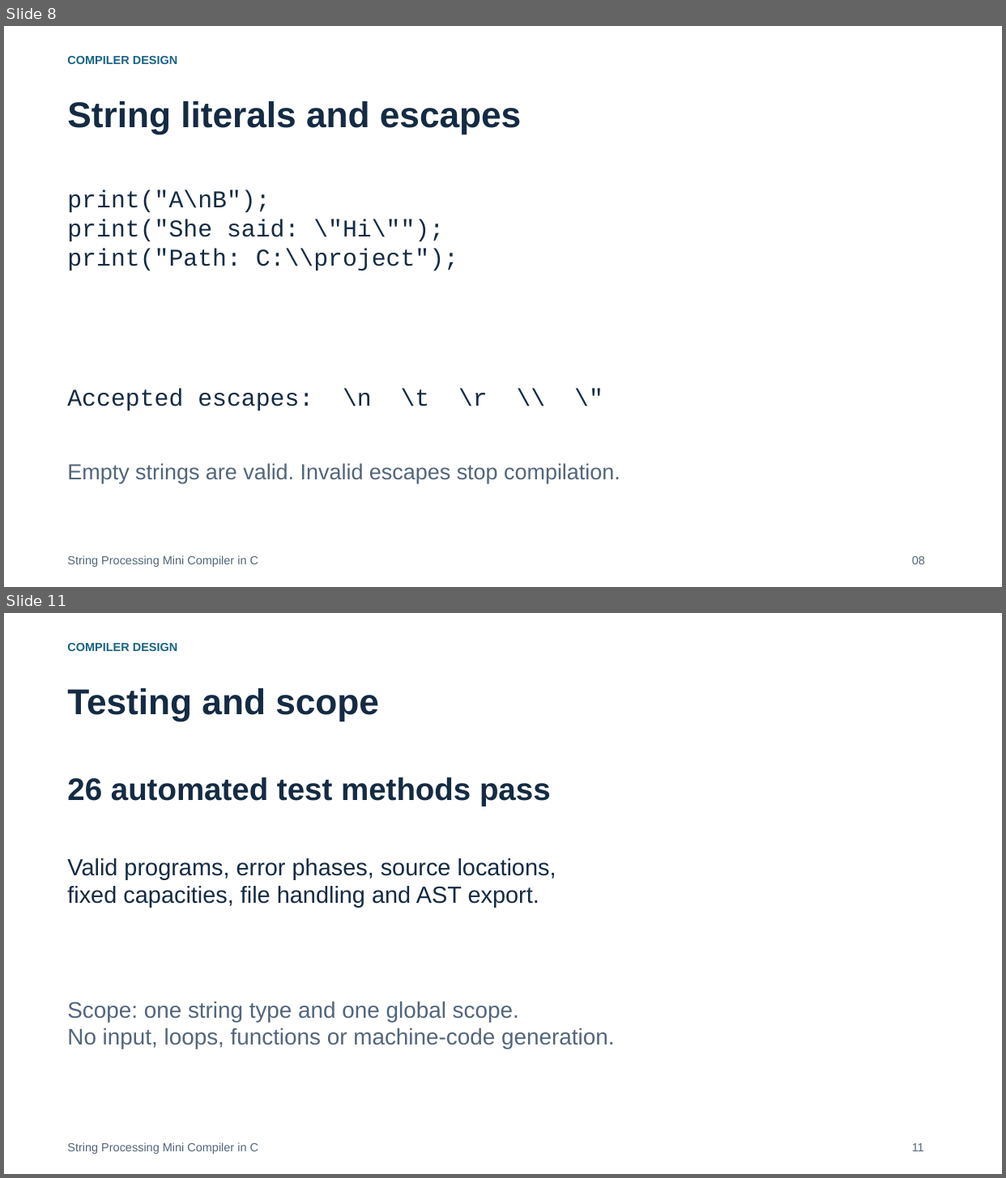
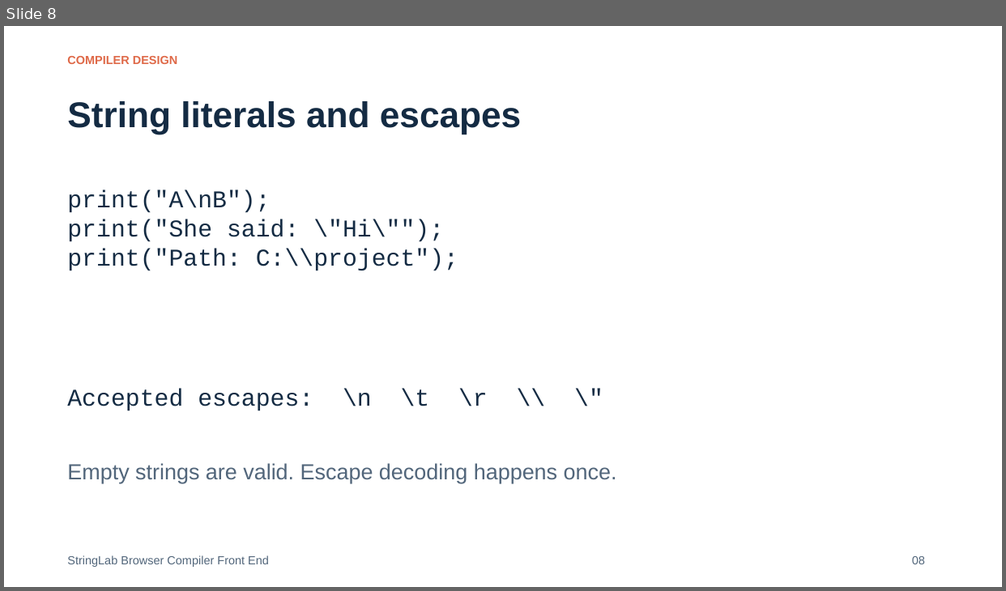
Before and after one commit to Skywalker690/cd-mini-project, a slide deck: submission/Presentation.pptx. Shown one above the other, each under a label of ours: slides 8 and 11 before the commit, slide 8 after it; the slides between them are not shown. The pictures are 1006x1178 and 1006x591 pixels, drawn with LibreOffice and Linux fonts; fonts in the diff are those of the drawing. Boxes give left, top, right and bottom in pixels: in the first picture for what was removed or moved away, otherwise in the second. Text is boxed around its words. In the diff, an @@ line names an element or a change of style, - is before the commit and + after.

Commit message:
refactor: replace console compiler with static browser playground

```diff
--- a/submission/Presentation.pptx
+++ b/submission/Presentation.pptx
@@ slide 11 removed at box(4, 613, 1002, 1174), background #FFFFFF @@
@@ text removed at box(67, 643, 178, 651) @@
-COMPILER DESIGN
@@ text removed at box(67, 688, 379, 722) @@
-Testing and scope
@@ text removed at box(67, 777, 551, 807) @@
-26 automated test methods pass
@@ text removed at box(67, 858, 556, 908) @@
-Valid programs, error phases, source locations,
-fixed capacities, file handling and AST export.
@@ text removed at box(67, 1002, 614, 1049) @@
-Scope: one string type and one global scope.
-No input, loops, functions or machine-code generation.
@@ text removed at box(67, 1143, 258, 1154) @@
-String Processing Mini Compiler in C
@@ text removed at box(912, 1144, 924, 1152) @@
-11
@@ slide 8 changed as well @@
@@ text "COMPILER DESIGN" at box(67, 56, 178, 64): text colour #1A6383 to #DF6948 @@
@@ text at box(67, 463, 617, 484): text changed @@
-Empty strings are valid. Invalid escapes stop compilation.
+Empty strings are valid. Escape decoding happens once.
@@ text at box(67, 556, 269, 567): text changed @@
-String Processing Mini Compiler in C
+StringLab Browser Compiler Front End
```
Also in this commit, not shown: 9 other slides changed, 3 slides added, 1 other slide removed, 57 other files.
